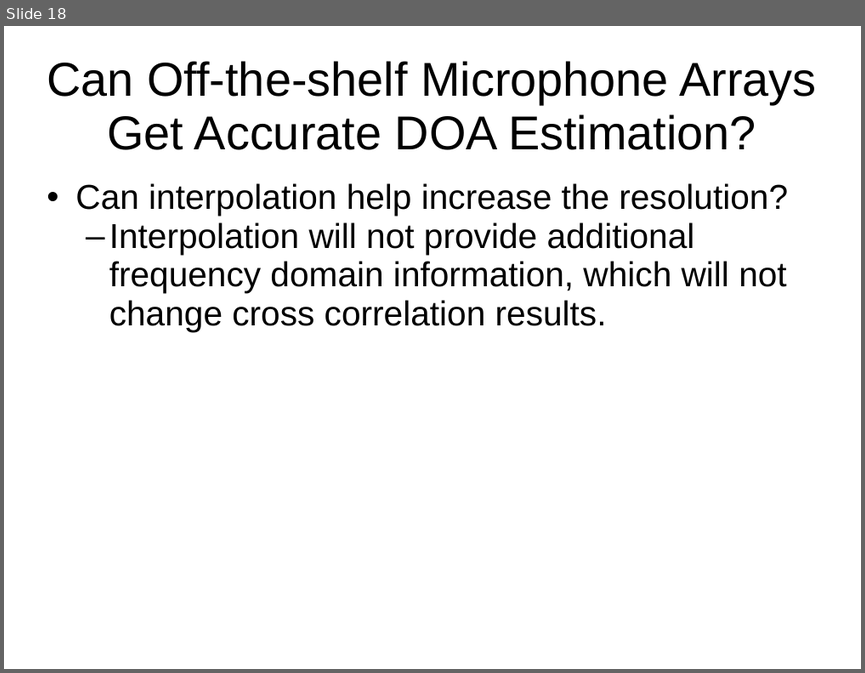
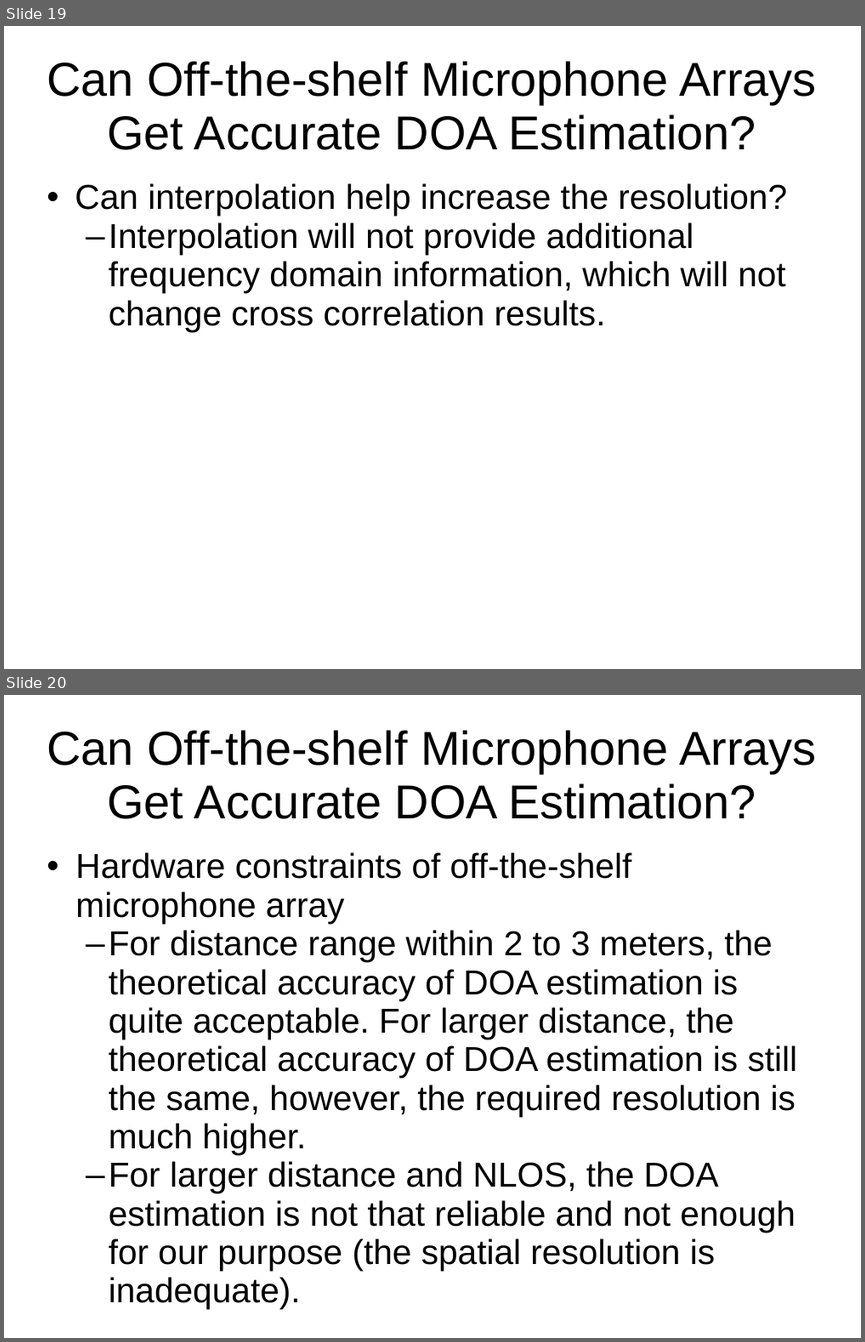
Before and after one commit to HSID/Ubuntu-Desktop, a slide deck: Enhanced-Smart-Home-Assistant.ppt. Shown one above the other, each under a label of ours: slide 18 before the commit, slides 19 and 20 after it. The pictures are 865x673 and 865x1342 pixels, drawn with LibreOffice and Linux fonts; fonts in the diff are those of the drawing. Boxes give left, top, right and bottom in pixels: in the first picture for what was removed or moved away, otherwise in the second. Text is boxed around its words. In the diff, an @@ line names an element or a change of style, - is before the commit and + after.

```diff
--- a/Enhanced-Smart-Home-Assistant.ppt
+++ b/Enhanced-Smart-Home-Assistant.ppt
@@ slide 20 added at (4,695,861,1338), background #FFFFFF @@
@@ title added at (47,730,816,819), 44 pt, text #000000 @@
+Can Off-the-shelf Microphone Arrays Get Accurate DOA Estimation?
@@ subtitle added at (75,852,798,1309), 32 pt, text #000000 @@
+• Hardware constraints of off-the-shelf microphone array
+  – For distance range within 2 to 3 meters, the theoretical accuracy of DOA estimation is quite acceptable. For larger distance, the theoretical accuracy of DOA estimation is still the same, however, the required resolution is much higher.
+  – For larger distance and NLOS, the DOA estimation is not that reliable and not enough for our purpose (the spatial resolution is inadequate).
@@ what was slide 18 is now slide 19 @@
```
Also in this commit, not shown: 24 other slides changed, 11 other slides added, 1 other file.
